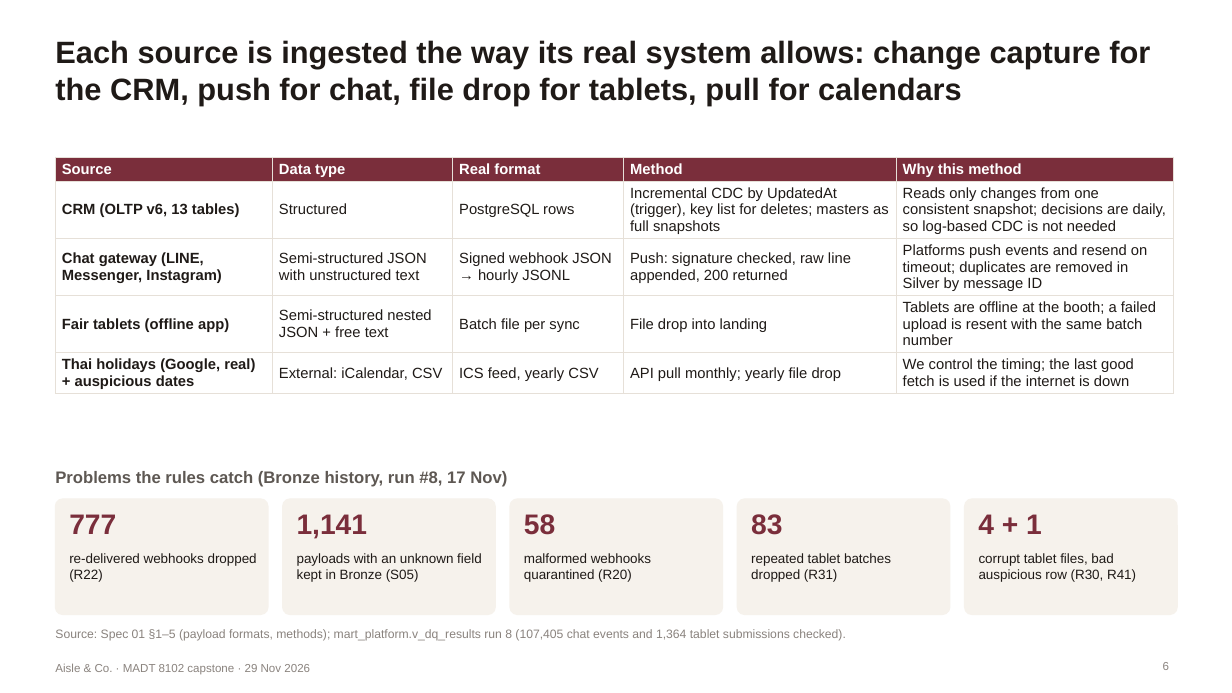
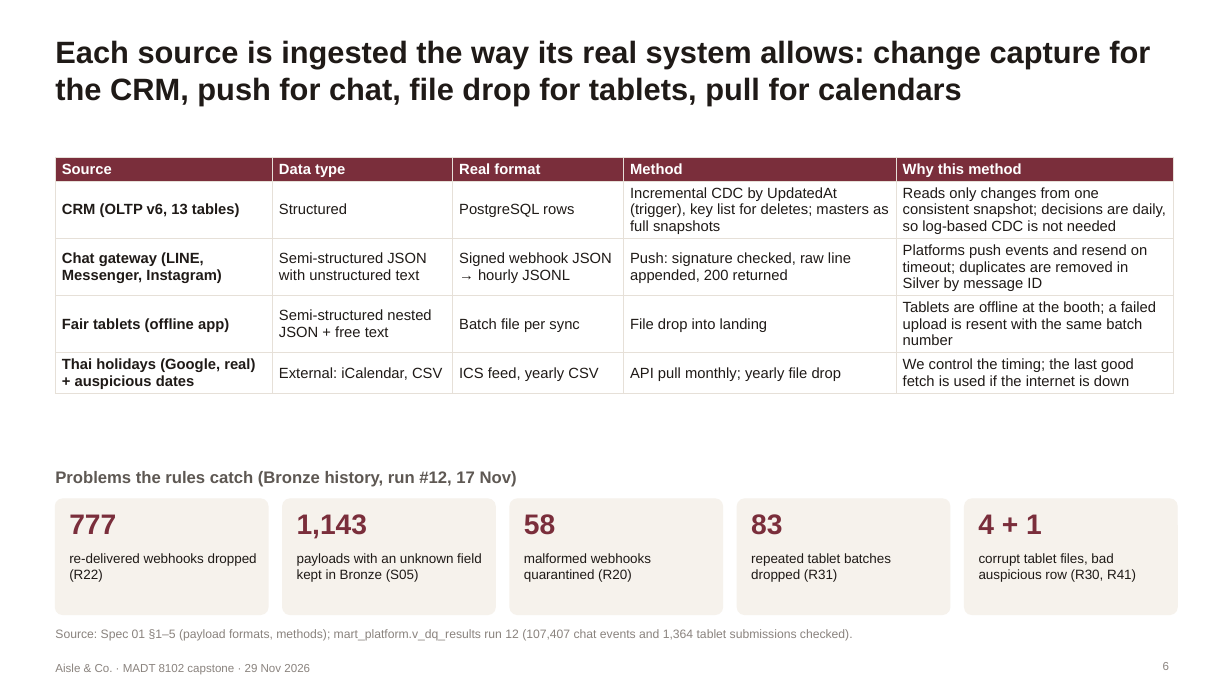
Before and after one commit to hhej/aisleco-analytics-platform, a slide deck: slide 6 of docs/v2/deliverables/AisleCo_Final_Presentation.pptx. Drawn at 1232x693 pixels with LibreOffice and Linux fonts; fonts in the diff are those of the drawing. Boxes give left, top, right and bottom in pixels: in the first picture for what was removed or moved away, otherwise in the second. Text is boxed around its words. In the diff, an @@ line names an element or a change of style, - is before the commit and + after.

```diff
--- a/docs/v2/deliverables/AisleCo_Final_Presentation.pptx
+++ b/docs/v2/deliverables/AisleCo_Final_Presentation.pptx
@@ text at box(55, 471, 517, 487): text changed @@
-Problems the rules catch (Bronze history, run #8, 17 Nov)
+Problems the rules catch (Bronze history, run #12, 17 Nov)
@@ text at box(297, 514, 367, 539): text changed @@
-1,141
+1,143
@@ text at box(55, 629, 853, 641): text changed @@
-Source: Spec 01 §1–5 (payload formats, methods); mart_platform.v_dq_results run 8 (107,405 chat events and 1,364 tablet submissions checked).
+Source: Spec 01 §1–5 (payload formats, methods); mart_platform.v_dq_results run 12 (107,407 chat events and 1,364 tablet submissions checked).
```
Also in this commit, not shown: 1 other slide changed, 3 other files.
